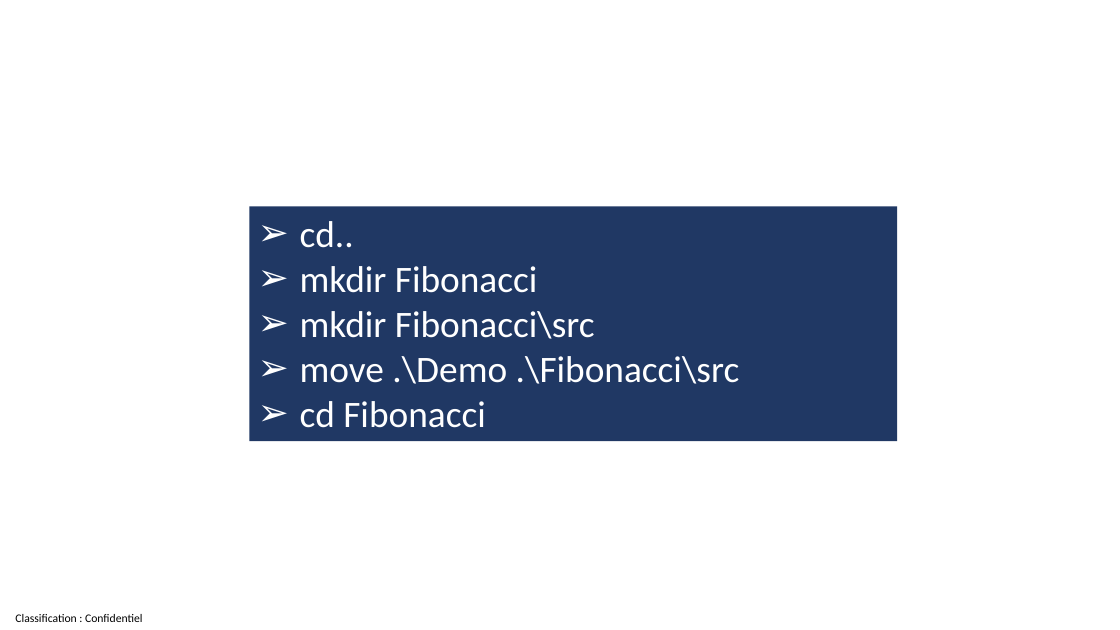
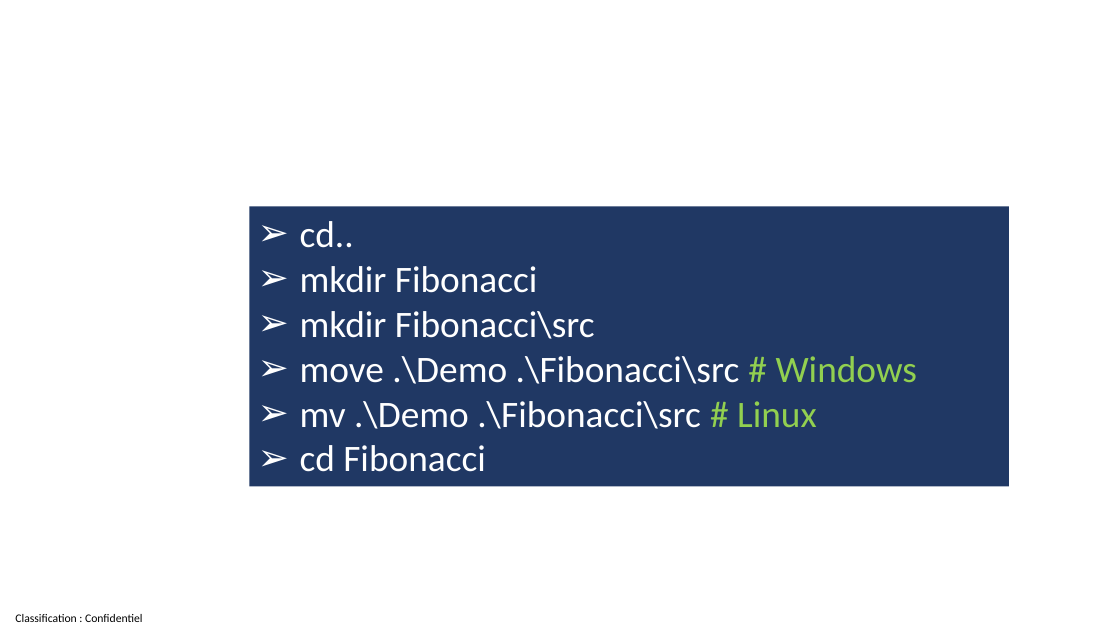
Before and after one commit to guillaume-chervet/course.dotnet, a slide deck: slide 93 of documentations/dotnet8.pptx. Drawn at 1120x630 pixels with LibreOffice and Linux fonts; fonts in the diff are those of the drawing. Boxes give left, top, right and bottom in pixels: in the first picture for what was removed or moved away, otherwise in the second. Text is boxed around its words. In the diff, an @@ line names an element or a change of style, - is before the commit and + after.

```diff
--- a/documentations/dotnet8.pptx
+++ b/documentations/dotnet8.pptx
@@ rectangle "cd..": place and size @@
-rectangle "cd.." at <box>250,207,897,441</box>
+rectangle "cd.." at <box>250,207,1009,486</box>
@@ text in rectangle at <box>300,356,918,429</box>: text changed @@
-➢ move .\Demo .\Fibonacci\src
+➢ move .\Demo .\Fibonacci\src # Windows
+➢ mv .\Demo .\Fibonacci\src # Linux
```
Also in this commit, not shown: 11 other slides changed, 1 slide added.
